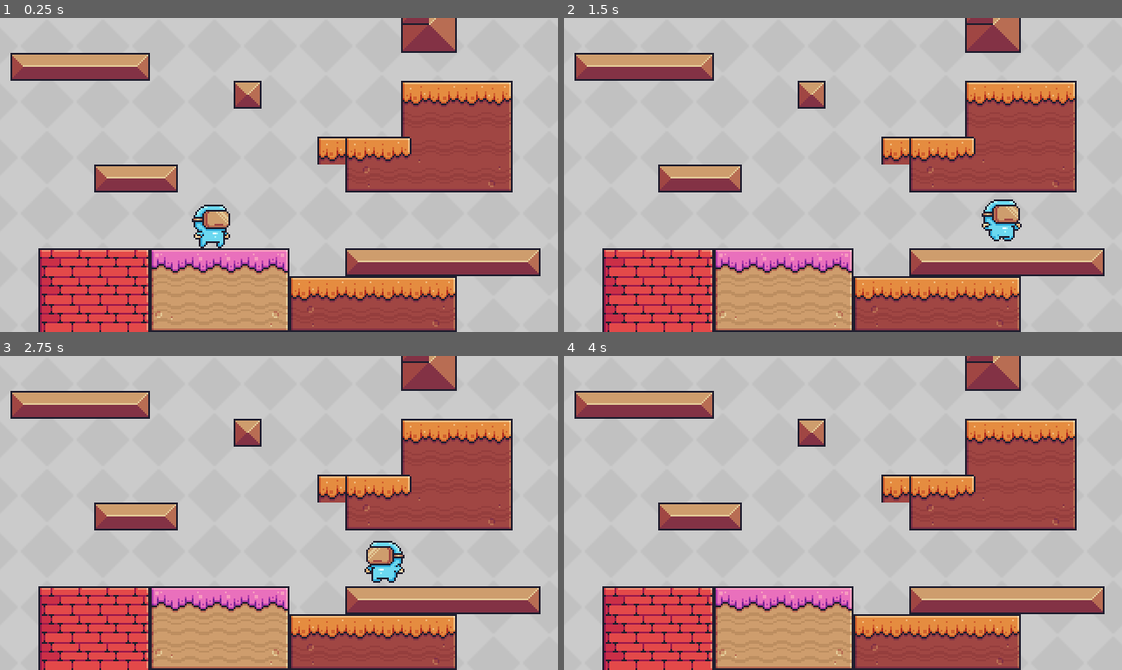
Above: before the commit, frames 1-4 (two rows, left to right).
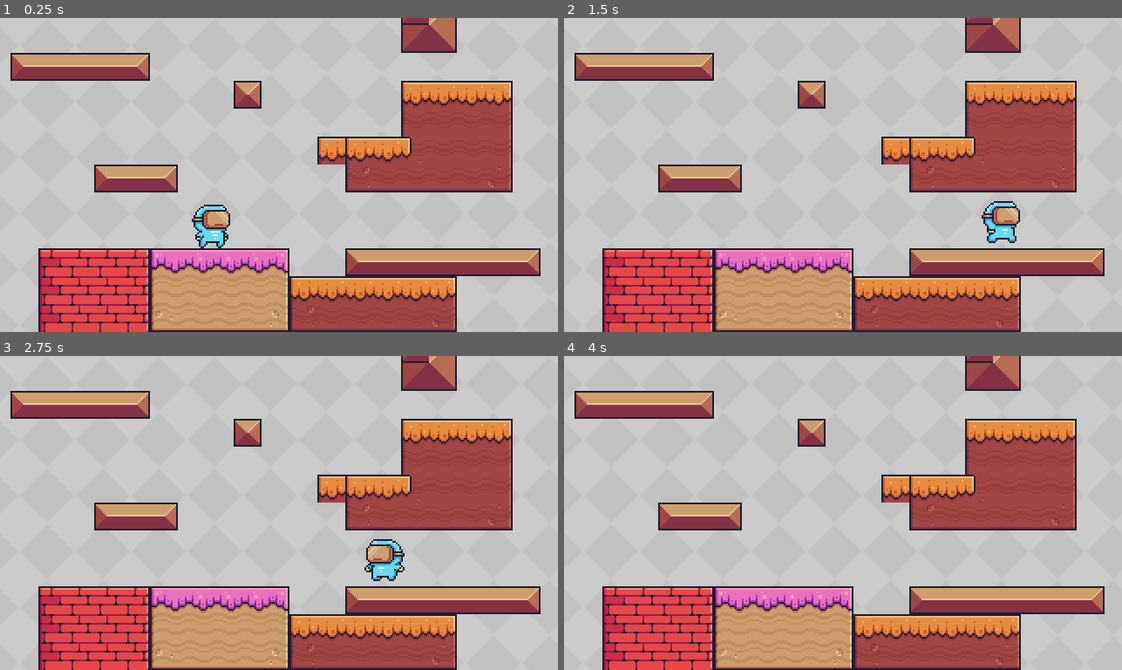
Above: after the commit, the same moments.

Repository: oucar/437-final
Game: Godot game, scene res://Levels/Level1.tscn
The game is run twice, just before and just after one commit, with the same random seed, the same clock (stepped at 60 frames per second) and the same inputs.
Inputs:
- Up to frame 1 (0.25 s): no input
- Up to frame 2 (1.5 s): hold D (right) from 0.53 s (still down); tap Space (jump) at 0.6, 0.77, 1.07, 1.35 s
- Up to frame 3 (2.75 s): tap Space (jump) at 1.52, 1.82, 2.1 s; release D (right) at 2.03 s; hold A (left) from 2.03 s (still down)
- Up to frame 4 (4 s): release A (left) at 2.78 s; hold D (right) from 2.78 s (still down); tap Space (jump) at 2.85, 3.02, 3.32, 3.6, 3.77 s

The runs differ from the first frame. In frame 1, less than 0.1% of the frame differs, in the area x 34-42%, y 67-72%; in frame 2, 0.5%, in the area x 74-83%, y 57-72%; in frame 3, 0.5%; in frame 4, nothing differs.

Commit message:
jump and fall animations

Diff:
--- a/Characters/Player.gd
+++ b/Characters/Player.gd
@@ -40,8 +40,12 @@
 
 # Animation Tree
 func set_anim_parameters():
-	# required for blend_position! check the docs if needed
+	# required for blend_position and blend! check the docs if needed
+	# Facing Left and Right
 	animation_tree.set("parameters/x_move/blend_position", sign(velocity.x))
+
+	# Jump and Fall
+	animation_tree.set("parameters/y_move/blend_amount", sign(velocity.y))
 
 # Flip the sprite to when moving right or left (only when needed)
 func flip_direction_handler(input : Vector2):
--- a/Characters/Player.tscn
+++ b/Characters/Player.tscn
@@ -341,6 +341,12 @@
 "values": [ "wall_jump" ]
 }
 
+[sub_resource type="AnimationNodeAnimation" id=58]
+animation = "fall"
+
+[sub_resource type="AnimationNodeAnimation" id=59]
+animation = "jump"
+
 [sub_resource type="AnimationNodeAnimation" id=53]
 animation = "idle"
 
@@ -358,12 +364,20 @@
 blend_point_2/node = SubResource( 55 )
 blend_point_2/pos = -1.0
 
+[sub_resource type="AnimationNodeBlend3" id=60]
+
 [sub_resource type="AnimationNodeBlendTree" id=57]
 graph_offset = Vector2( 0, -66 )
-nodes/output/position = Vector2( 680, 160 )
+nodes/Animation/node = SubResource( 58 )
+nodes/Animation/position = Vector2( 100, 370 )
+nodes/Animatipn/node = SubResource( 59 )
+nodes/Animatipn/position = Vector2( 90, 0 )
+nodes/output/position = Vector2( 720, 120 )
 nodes/x_move/node = SubResource( 56 )
-nodes/x_move/position = Vector2( 340, 160 )
-node_connections = [ "output", 0, "x_move" ]
+nodes/x_move/position = Vector2( 60, 170 )
+nodes/y_move/node = SubResource( 60 )
+nodes/y_move/position = Vector2( 480, 120 )
+node_connections = [ "output", 0, "y_move", "y_move", 0, "Animatipn", "y_move", 1, "x_move", "y_move", 2, "Animation" ]
 
 [node name="Player" type="KinematicBody2D"]
 script = ExtResource( 8 )
@@ -394,3 +408,4 @@
 anim_player = NodePath("../AnimationPlayer")
 active = true
 parameters/x_move/blend_position = 0
+parameters/y_move/blend_amount = 0.0
Not shown: 1 places in Characters/Player.tscn that only renumber resources
